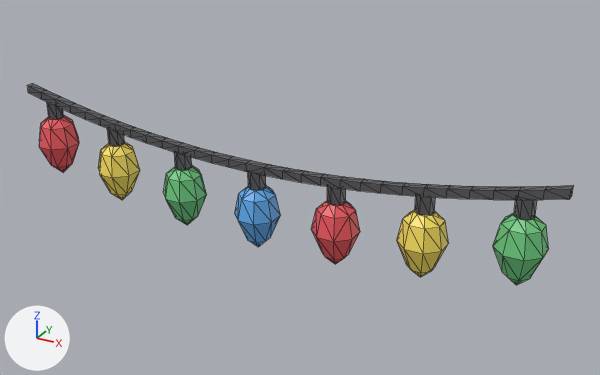
An edit to the glTF model GYM ARC/Art/YardProps/LightString.glb, drawn before and after from the same camera.
Both versions are drawn from a camera (50 mm lens) standing at (0.672, -1.08, 0.458) and looking at (0.057, 0.039, -0.102). The lights are fixed; the arrows at lower left show +X, +Y and +Z. The first picture is the older version. Mesh edges are drawn as thin lines. Vertices at exactly the same position are counted once.

Names of what the first picture shows: 'Blue', 'Green', 'Red', 'Wire', 'Yellow'.
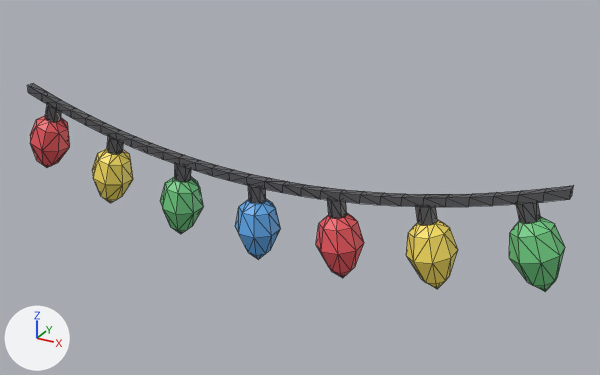
What changed in the scene script:
```text
Change me_lightstring_blue:
    remove me_lightstring_blue.from_pydata(...)  # 40 vertices, 76 faces; spans x -0.04..0.0326, y -0.0363..0.0363, z -0.2113..-0.0983
    add me_lightstring_blue.from_pydata(...)  # 40 vertices, 76 faces; spans x -0.0402..0.0324, y -0.0363..0.0363, z -0.2359..-0.1228
    me_lightstring_blue part 1: the whole mesh is turned 0.1 degrees about the y axis through its middle, then moved by (-0.0002, 0.0, -0.0246)
Change me_lightstring_green:
    remove me_lightstring_green.from_pydata(...)  # 80 vertices, 152 faces; spans x -0.19..0.475, y -0.036..0.036, z -0.205..-0.049
    add me_lightstring_green.from_pydata(...)  # 80 vertices, 152 faces; spans x -0.198..0.497, y -0.036..0.036, z -0.227..-0.049
    me_lightstring_green part 2: the loose piece of 40 vertices spanning x -0.19..-0.117, y -0.036..0.036, z -0.205..-0.092 is turned 6.2 degrees about the y axis through its middle, then moved by (-0.009, 0.0, -0.022)
    me_lightstring_green part 3: the loose piece of 40 vertices spanning x 0.402..0.475, y -0.036..0.036, z -0.162..-0.049 is turned -17.2 degrees about the y axis through its middle, then moved by (0.025, 0.0, -0.002)
Change me_lightstring_red:
    remove me_lightstring_red.from_pydata(...)  # 80 vertices, 152 faces; spans x -0.48..0.18, y -0.036..0.036, z -0.206..-0.048
    add me_lightstring_red.from_pydata(...)  # 80 vertices, 152 faces; spans x -0.502..0.188, y -0.036..0.036, z -0.228..-0.047
    me_lightstring_red part 4: the loose piece of 40 vertices spanning x -0.48..-0.407, y -0.036..0.036, z -0.161..-0.048 is turned 17.4 degrees about the y axis through its middle, then moved by (-0.026, 0.0, -0.001)
    me_lightstring_red part 5: the loose piece of 40 vertices spanning x 0.107..0.18, y -0.036..0.036, z -0.206..-0.093 is turned -5.8 degrees about the y axis through its middle, then moved by (0.009, 0.0, -0.022)
Change me_lightstring_wire:
    remove me_lightstring_wire.from_pydata(...)  # 204 vertices, 376 faces; spans x -0.5..0.498, y -0.015..0.015, z -0.098..0.007
    add me_lightstring_wire.from_pydata(...)  # 204 vertices, 376 faces; spans x -0.5..0.498, y -0.015..0.015, z -0.123..0.007
    me_lightstring_wire part 6: the loose piece of 12 vertices spanning x -0.457..-0.43, y -0.015..0.015, z -0.048..-0.019 is turned 17.4 degrees about the y axis through its middle, then moved by (-0.004, 0.0, -0.005)
    me_lightstring_wire part 7: the loose piece of 12 vertices spanning x -0.315..-0.287, y -0.015..0.015, z -0.075..-0.046 is turned 12 degrees about the y axis through its middle, then moved by (-0.003, 0.0, -0.015)
    me_lightstring_wire part 8: the loose piece of 12 vertices spanning x -0.167..-0.14, y -0.015..0.015, z -0.092..-0.063 is turned 6.2 degrees about the y axis through its middle, then moved by (-0.002, 0.0, -0.022)
    me_lightstring_wire part 9: the loose piece of 12 vertices spanning x -0.017..0.01, y -0.015..0.015, z -0.098..-0.069 is moved by (0.0, 0.0, -0.025)
    me_lightstring_wire part 10: the loose piece of 12 vertices spanning x 0.13..0.157, y -0.015..0.015, z -0.093..-0.064 is turned -5.8 degrees about the y axis through its middle, then moved by (0.001, 0.0, -0.022)
    me_lightstring_wire part 11: the loose piece of 12 vertices spanning x 0.278..0.305, y -0.015..0.015, z -0.077..-0.047 is turned -11.6 degrees about the y axis through its middle, then moved by (0.003, 0.0, -0.016)
    me_lightstring_wire part 12: the loose piece of 12 vertices spanning x 0.425..0.452, y -0.015..0.015, z -0.049..-0.02 is turned -17.2 degrees about the y axis through its middle, then moved by (0.004, 0.0, -0.005)
    me_lightstring_wire part 13: 112 of 204 vertices moved; they spanned x -0.466..0.463, y -0.007..0.007, z -0.071..-0.001 and now span x -0.466..0.463, y -0.007..0.007, z -0.096..-0.004; mean shift (0.0, 0.0, -0.017); largest move (0.016, -0.007, -0.071) -> (0.016, -0.007, -0.096)
Change me_lightstring_yellow:
    remove me_lightstring_yellow.from_pydata(...)  # 80 vertices, 152 faces; spans x -0.337..0.327, y -0.036..0.036, z -0.19..-0.075
    add me_lightstring_yellow.from_pydata(...)  # 80 vertices, 152 faces; spans x -0.353..0.343, y -0.036..0.036, z -0.203..-0.087
    me_lightstring_yellow part 14: the loose piece of 40 vertices spanning x -0.337..-0.265, y -0.036..0.036, z -0.188..-0.075 is turned 12 degrees about the y axis through its middle, then moved by (-0.018, 0.0, -0.014)
    me_lightstring_yellow part 15: the loose piece of 40 vertices spanning x 0.255..0.327, y -0.036..0.036, z -0.19..-0.077 is turned -11.6 degrees about the y axis through its middle, then moved by (0.017, 0.0, -0.014)
```

Changed parts and their boxes (x1, y1, x2, y2) in the pictures (600 x 375 px; the box of a moved part takes in the faces that stretch with it):
'Wire', reshaped: before (27, 83, 574, 220); after (27, 83, 574, 225)
'Green', reshaped: before (163, 166, 549, 285); after (160, 177, 565, 292)
'Yellow', reshaped: before (98, 141, 449, 277); after (92, 149, 458, 289)
'Red', reshaped (9% taller): before (39, 115, 360, 264); after (30, 116, 364, 278)
'Blue', moved: before (235, 186, 281, 247); after (235, 199, 281, 260)
part 2 of me_lightstring_green, moved or reshaped: before (163, 166, 207, 225); after (160, 177, 203, 234)
part 3 of me_lightstring_green, moved or reshaped: before (493, 213, 549, 285); after (509, 217, 565, 292)
part 4 of me_lightstring_red, moved or reshaped: before (39, 115, 79, 172); after (30, 116, 70, 168)
part 5 of me_lightstring_red, moved or reshaped: before (312, 201, 360, 264); after (316, 213, 364, 278)
part 6 of me_lightstring_wire, moved or reshaped: before (47, 102, 64, 119); after (45, 103, 62, 122)
part 7 of me_lightstring_wire, moved or reshaped: before (107, 128, 125, 146); after (107, 135, 123, 154)
part 8 of me_lightstring_wire, moved or reshaped: before (174, 152, 192, 170); after (175, 163, 191, 182)
part 9 of me_lightstring_wire, moved or reshaped: before (248, 171, 266, 190); after (248, 184, 266, 204)
part 10 of me_lightstring_wire, moved or reshaped: before (327, 185, 346, 205); after (327, 199, 347, 218)
part 11 of me_lightstring_wire, moved or reshaped: before (415, 194, 435, 215); after (416, 205, 438, 225)
part 12 of me_lightstring_wire, moved or reshaped: before (514, 197, 537, 220); after (516, 201, 541, 224)
part 13 of me_lightstring_wire, moved or reshaped: before (28, 85, 572, 200); after (28, 86, 572, 207)
part 14 of me_lightstring_yellow, moved or reshaped: before (98, 141, 140, 200); after (92, 149, 133, 203)
part 15 of me_lightstring_yellow, moved or reshaped: before (397, 209, 449, 277); after (406, 220, 458, 289)
